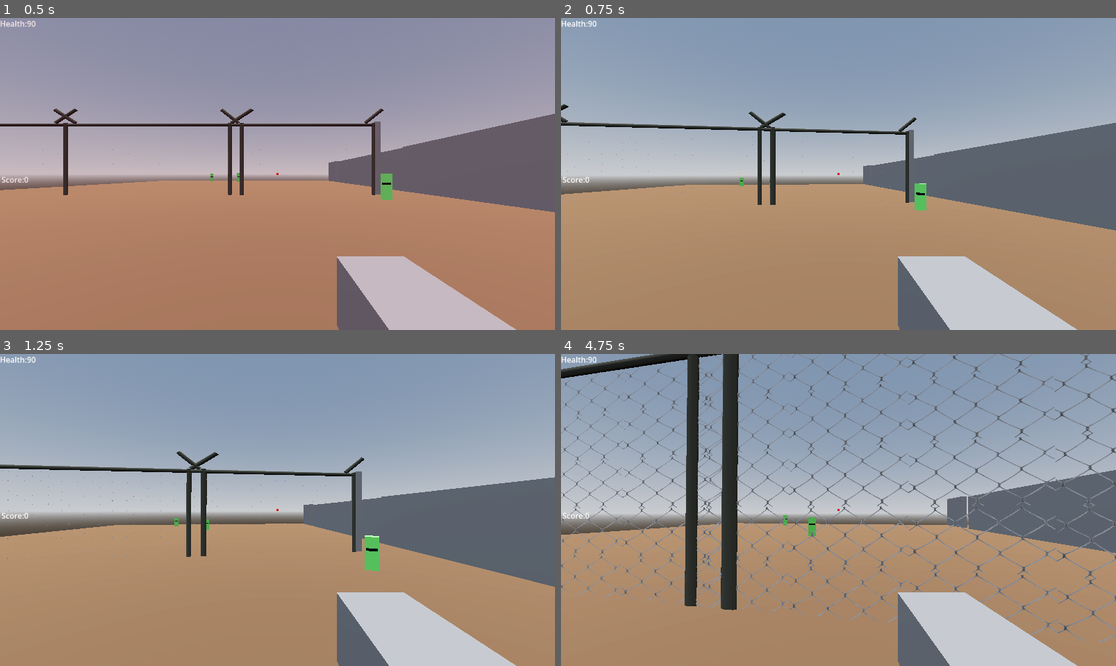
Above: before the commit, frames 1-4 (two rows, left to right).
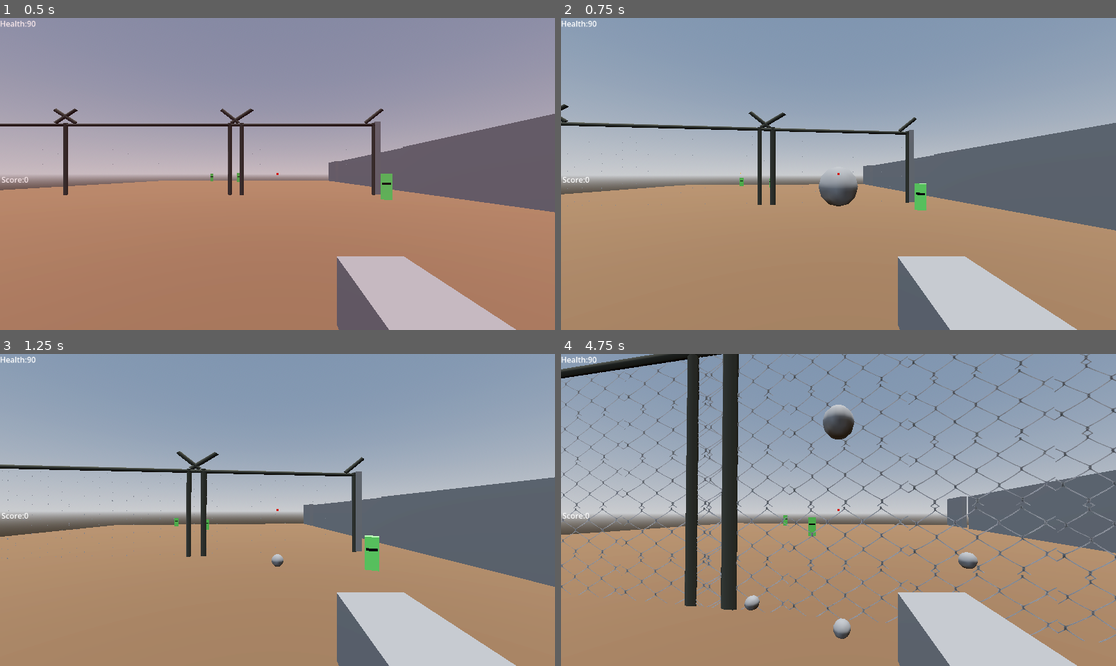
Above: after the commit, the same moments.

Repository: mohsin111111111/pkbg
Game: Godot game, scene res://world.tscn
Two runs of this game, one before a commit and one after it. Both use one fixed random seed, a clock stepped at 60 frames per second and the inputs below.
Inputs (mouse positions are in pixels of both pictures, inside the frame that each line leads up to):
- Up to frame 1 (0.5 s): no input
- Up to frame 2 (0.75 s): tap Enter (ui_accept) at 0.5 s; move the mouse to (866, 174) at 0.52 s; hold Up (ui_up) from 0.53 s (still down); tap G (throw, bound only after the commit) at 0.6 s
- Up to frame 3 (1.25 s): keep holding Up (ui_up); tap Enter (ui_accept) at 0.77 s
- Up to frame 4 (4.75 s): keep holding Up (ui_up); move the mouse to (810, 510) at 1.27 s; right-click (810, 510) at 1.35 s; tap Enter (ui_accept) at 1.52, 3.02, 3.77, 4.52 s; tap G (throw, bound only after the commit) every 0.75 s from 1.55 to 4.55 s; move the mouse to (849, 503) at 2.02 s; hold C (crouch) 2.03-2.78 s; move the mouse to (832, 516) at 2.77 s; tap E (interact) at 2.85 s; move the mouse to (877, 513) at 3.52 s; tap V (melee) at 3.6 s; tap R (reload) at 4.15 s; move the mouse to (794, 506) at 4.27 s; click (794, 506) at 4.35 s

Frame 1 is identical in both runs. In frame 2, 0.5% of the frame differs, in the area x 46-54%, y 50-61%; in frame 3, less than 0.1%; in frame 4, 0.9%, in the area x 33-76%, y 16-92%.

Commit message:
working on rock mechanism

Diff:
--- a/bunker_level.tscn
+++ b/bunker_level.tscn
@@ -9,6 +9,7 @@
 [ext_resource type="PackedScene" uid="uid://biyhgulmruk6t" path="res://pc_terminal.tscn" id="6_ql7me"]
 [ext_resource type="Script" uid="uid://bcmurby1mghfa" path="res://blast_door.gd" id="6_rikaf"]
 [ext_resource type="PackedScene" uid="uid://xxedvh4t54ia" path="res://tactical_guard.tscn" id="8_m4qtr"]
+[ext_resource type="PackedScene" uid="uid://b7toaruohn3wv" path="res://distraction_rock.tscn" id="8_uk5rt"]
 [ext_resource type="Script" uid="uid://b6yiikwdg3psl" path="res://elevator.gd" id="9_cxyy6"]
 [ext_resource type="Texture2D" uid="uid://cmod1come2sgl" path="res://141-1415085_transparent-lariat-rope-clipart-rope-net-texture-png-removebg-preview.png" id="10_7lkkl"]
 [ext_resource type="Script" uid="uid://b2v3amxdf1hsk" path="res://fuse_box.gd" id="10_8jlhq"]
@@ -316,6 +317,9 @@
 [node name="Enemy4" parent="NavigationRegion3D" unique_id=1378737979 instance=ExtResource("3_3yuak")]
 transform = Transform3D(1, 0, 0, 0, 1, 0, 0, 0, 1, 3.8726225, 1.75, -17.86818)
 
+[node name="DistractionRock" parent="NavigationRegion3D" unique_id=1565750403 instance=ExtResource("8_uk5rt")]
+transform = Transform3D(1, 0, 0, 0, 1, 0, 0, 0, 1, -111.317055, 1.0715868, 11.984146)
+
 [node name="Comphouse" type="CSGBox3D" parent="." unique_id=270115988]
 transform = Transform3D(1, 0, 0, 0, 1, 0, 0, 0, 1, -9.609131, 2.9503055, 9.345642)
 use_collision = true
@@ -617,7 +621,7 @@
 script = ExtResource("16_fcfgm")
 
 [node name="DronePatrol" type="PathFollow3D" parent="DronePath" unique_id=537534687]
-transform = Transform3D(0.14552371, 0.031483043, 0.98885113, 0, 0.9994916, -0.03182178, -0.989354, 0.0046308297, 0.14544976, -117.033585, 13.425682, -34.893913)
+transform = Transform3D(0.14552371, 0.03148306, 0.98885113, 0, 0.9994921, -0.03182178, -0.989354, 0.0046308325, 0.14544976, -117.033585, 13.425682, -34.893913)
 rotation_mode = 4
 
 [node name="SurveillanceDrone" type="Node3D" parent="DronePath/DronePatrol" unique_id=151251228]
@@ -734,6 +738,7 @@
 
 [node name="BunkerEnterance" type="Node3D" parent="." unique_id=822039870]
 transform = Transform3D(1, 0, 0, 0, 1, 0, 0, 0, 1, -123.1218, 0, 0)
+visible = false
 
 [node name="EnteranceWall_Left" type="CSGBox3D" parent="BunkerEnterance" unique_id=339569559]
 transform = Transform3D(0.011588719, 0, 0.9999329, 0, 1, 0, -0.9999329, 0, 0.011588719, -47.839027, 2.1577396, 2.9350595)
@@ -758,6 +763,12 @@
 transform = Transform3D(0.9971869, -0.065335386, -0.0367369, 0.041600548, 0.074709535, 0.99633723, -0.06235148, -0.9950627, 0.077217355, -41.41372, 6.370019, 5.630309)
 light_color = Color(0.77004176, 0.17443183, 0.15032336, 1)
 light_energy = 3.0
+
+[node name="Enemy5" parent="." unique_id=807306973 instance=ExtResource("8_m4qtr")]
+transform = Transform3D(1, 0, 0, 0, 1, 0, 0, 0, 1, -113.09707, 1.75, -1.0567589)
+
+[node name="DistractionRock" parent="." unique_id=443141535 instance=ExtResource("8_uk5rt")]
+transform = Transform3D(1, 0, 0, 0, 1, 0, 0, 0, 1, 16.263756, 1.1188776, -6.738183)
 
 [connection signal="body_entered" from="Path3D/PathFollow3D/StealthGuard2/VisionZone" to="Path3D/PathFollow3D/StealthGuard2" method="_on_vision_zone_body_entered"]
 [connection signal="body_entered" from="Path3D/PathFollow3D/StealthGuard2/HearingZone" to="Path3D/PathFollow3D/StealthGuard2" method="_on_hearing_zone_body_entered"]
--- a/distraction_rock.tscn
+++ b/distraction_rock.tscn
@@ -1,11 +1,15 @@
 [gd_scene format=3 uid="uid://b7toaruohn3wv"]
 
 [ext_resource type="Script" uid="uid://dywtaca5474ai" path="res://distraction_rock.gd" id="1_mlbbh"]
+
+[sub_resource type="SphereShape3D" id="SphereShape3D_mlbbh"]
 
 [node name="DistractionRock" type="RigidBody3D" unique_id=1565750403]
 script = ExtResource("1_mlbbh")
 
 [node name="CollisionShape3D" type="CollisionShape3D" parent="." unique_id=543285620]
+shape = SubResource("SphereShape3D_mlbbh")
+debug_color = Color(0, 0.6, 0.7019608, 0.41960785)
 
 [node name="CSGSphere3D" type="CSGSphere3D" parent="." unique_id=1316395682]
 radius = 0.2
--- a/player.gd
+++ b/player.gd
@@ -35,6 +35,8 @@
 const AIM_FOV = 40.0
 const SNIPER_FOV = 15.0
 
+@export var rock_prefab: PackedScene = preload("res://distraction_rock.tscn")
+@export var throw_force: float = 15.0
 @export var fall_damage_threshold: float = -15.0
 @onready var camera = $Camera3D
 @onready var raycast = $Camera3D/RayCast3D
@@ -65,6 +67,8 @@
 func _physics_process(delta):
 	if Input.is_action_just_pressed("ui_cancel"):
 		Input.set_mouse_mode(Input.MOUSE_MODE_VISIBLE)
+	if Input.is_action_just_pressed("throw"):
+		throw_rock()
 	if Input.is_action_pressed("aim"):
 		if current_weapon == WeaponType.SNIPER:
 			camera.fov = lerp(camera.fov, SNIPER_FOV, 12 * delta)
@@ -246,3 +250,16 @@
 	raycast.target_position = original_target
 	await get_tree().create_timer(0.5).timeout
 	can_shoot = true
+
+func throw_rock() -> void:
+	if not rock_prefab:
+		print("Error: No rock prefab assigned in the Inspector!")
+		return
+	print("Throwing rock!")
+	var rock = rock_prefab.instantiate() as RigidBody3D
+	get_tree().current_scene.add_child(rock)
+	rock.global_position = camera.global_position - camera.global_transform.basis.z * 1.0
+	var throw_direction = -camera.global_transform.basis.z
+	throw_direction.y += 0.2
+	throw_direction = throw_direction.normalized()
+	rock.linear_velocity = throw_direction * throw_force
--- a/project.godot
+++ b/project.godot
@@ -110,6 +110,11 @@
 "events": [Object(InputEventKey,"resource_local_to_scene":false,"resource_name":"","device":-1,"window_id":0,"alt_press …(192 unchanged characters)…
 ]
 }
+throw={
+"deadzone": 0.2,
+"events": [Object(InputEventKey,"resource_local_to_scene":false,"resource_name":"","device":-1,"window_id":0,"alt_pressed":false,"shift_pressed":false,"ctrl_pressed":false,"meta_pressed":false,"pressed":false,"keycode":0,"physical_keycode":71,"key_label":0,"unicode":103,"location":0,"echo":false,"script":null)
+]
+}
 
 [physics]
 
--- a/stealth_guard.gd
+++ b/stealth_guard.gd
@@ -29,3 +29,9 @@
 func catch_player(reason):
 	print("MISSION FAILED: ", reason)
 	get_tree().call_deferred("change_scene_to_file", "res://bunker_level.tscn")
+
+func investigate_noise(noise_position: Vector3) -> void:
+	print("Huh?! What was that noise? Investigating...")
+	if has_node("NavigationAgent3D"):
+		var nav_agent = $NavigationAgent3D
+		nav_agent.target_position = noise_position
